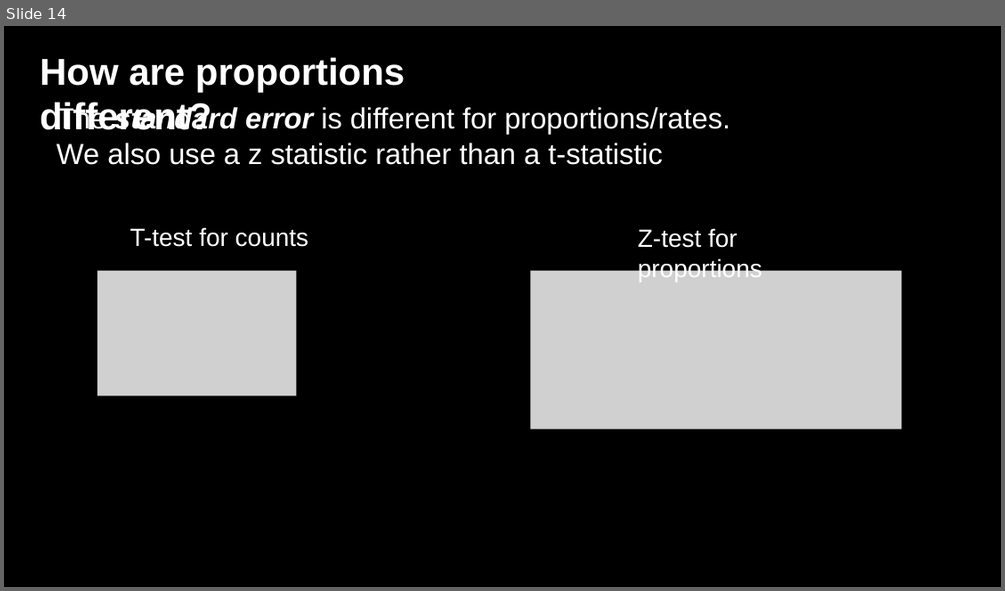
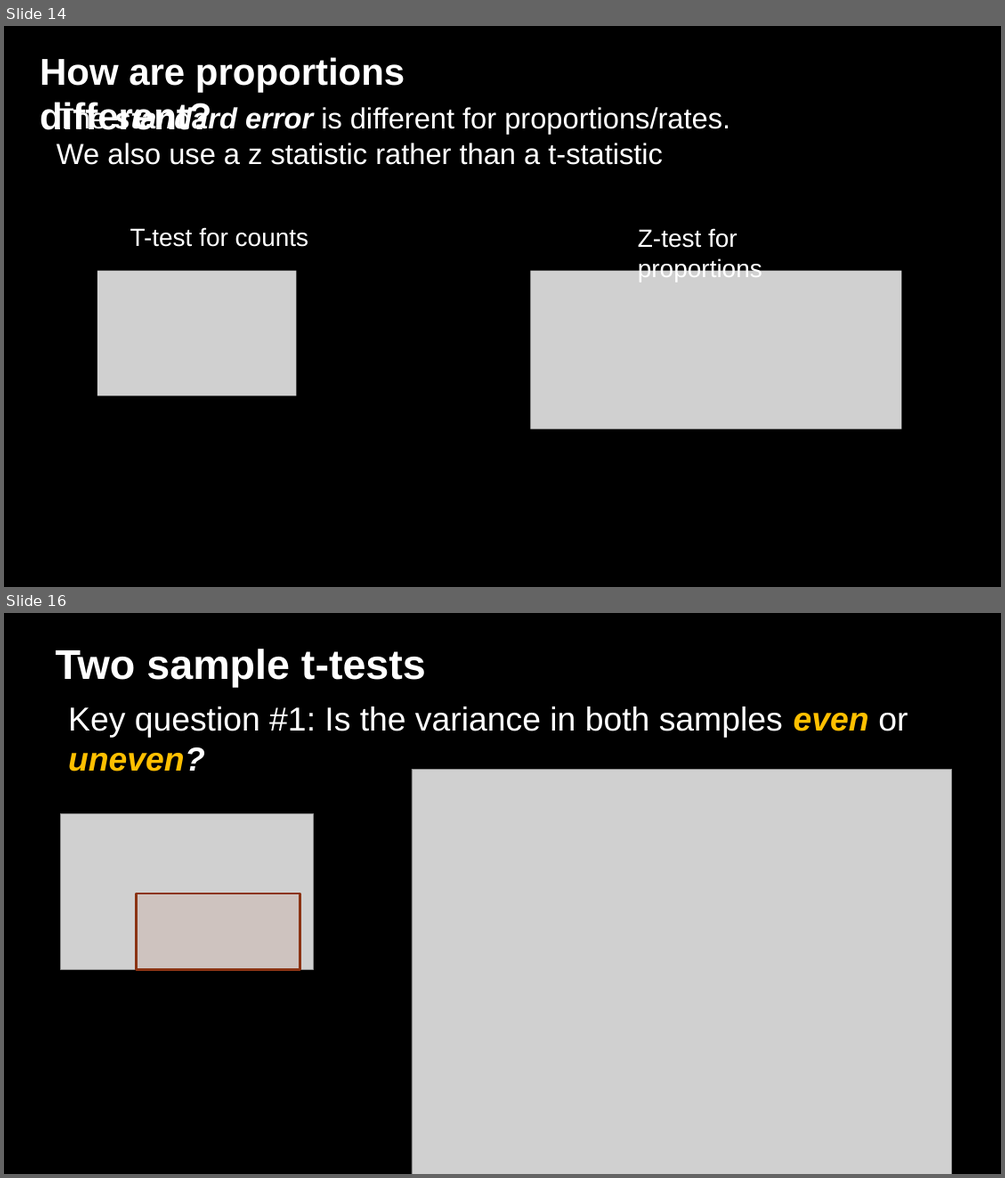
Before and after one commit to jshannon75/geog4300, a slide deck: in_class_slides/geog4300_W08-1 Hypotheses and one sample tests.pptx. Shown one above the other, each under a label of ours: slide 14 before the commit, slides 14 and 16 after it; the slides between them are not shown. The pictures are 1005x591 and 1005x1178 pixels, drawn with LibreOffice and Linux fonts; fonts in the diff are those of the drawing; grey boxes stand for pictures; background and template pictures are left out. Boxes give left, top, right and bottom in pixels: in the first picture for what was removed or moved away, otherwise in the second. Text is boxed around its words. In the diff, an @@ line names an element or a change of style, - is before the commit and + after.

```diff
--- a/in_class_slides/geog4300_W08-1 Hypotheses and one sample tests.pptx
+++ b/in_class_slides/geog4300_W08-1 Hypotheses and one sample tests.pptx
@@ slide 16 added at [4,613,1001,1174], background picture (left out) @@
@@ text added at [56,649,426,687], 40 pt, text #FFFFFF, bold @@
+Two sample t-tests
@@ text added at [68,706,907,771], 32 pt, text #FFFFFF @@
+Key question #1: Is the variance in both samples even or uneven?
@@ picture added at [412,770,952,1174] @@
@@ picture added at [61,813,314,969] @@
@@ rectangle added at [137,893,300,970], fill #BC451B at 9% opacity, outline #8B3314 2.25 pt @@
```
Also in this commit, not shown: 2 slides changed, 5 other slides added.
